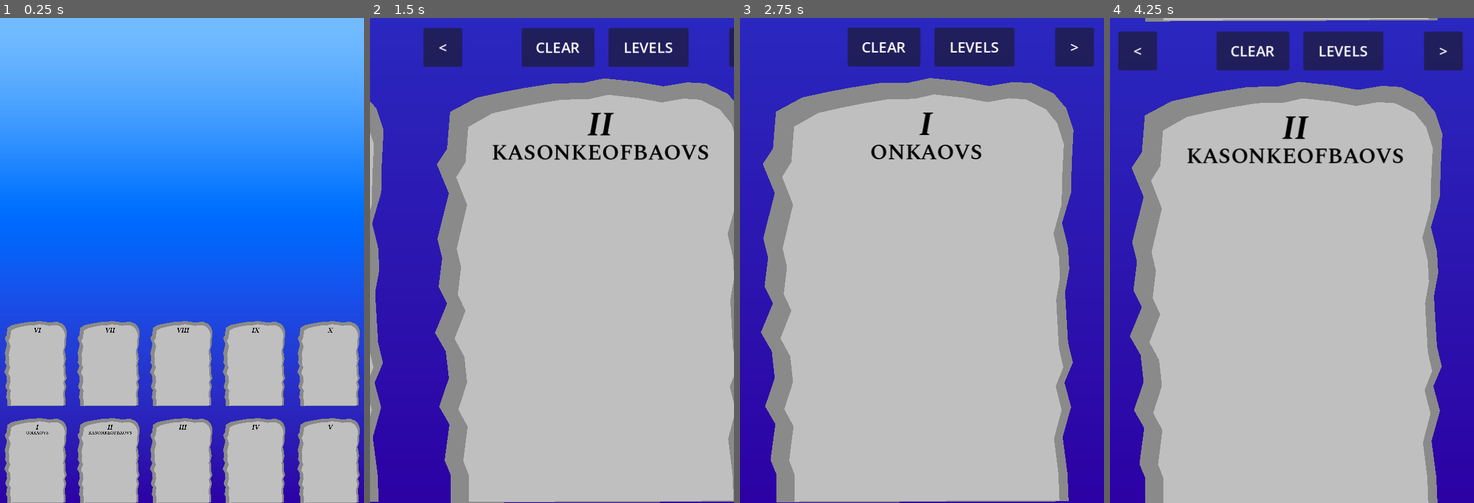
Above: before the commit, frames 1-4 (left to right).
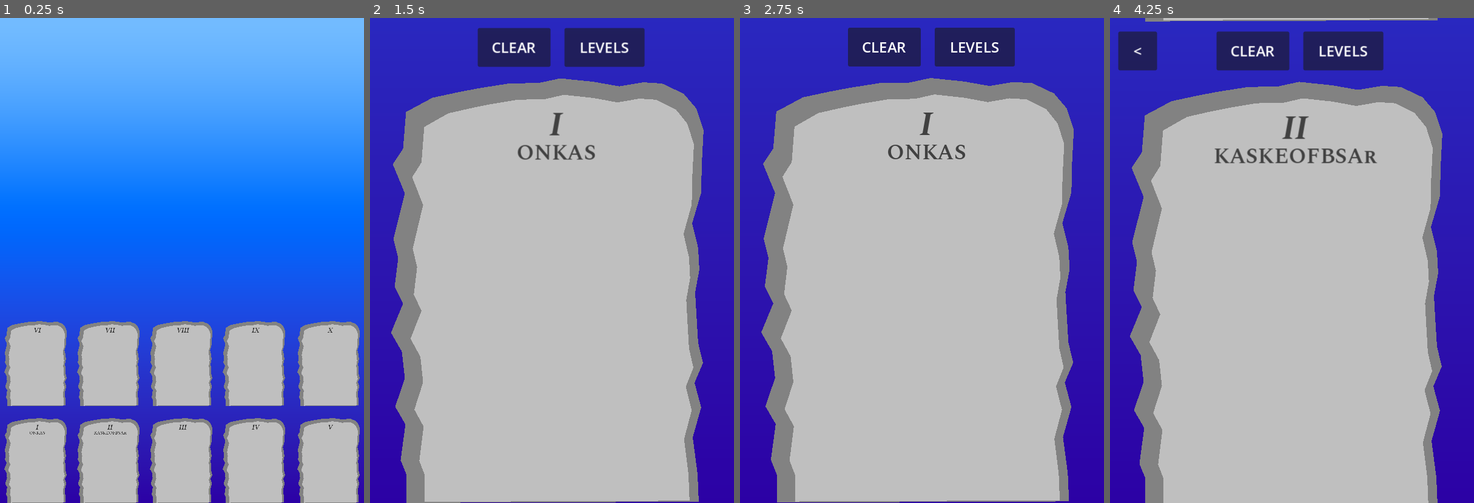
Above: after the commit, the same moments.

Repository: foolmoron/EtsaDjavul
Game: Godot game, scene res://main.tscn
Same seed, same stepped clock (60 frames per second), same inputs: the game is played once before the commit and once after it.
Inputs (mouse positions are in pixels of both pictures, inside the frame that each line leads up to):
- Up to frame 1 (0.25 s): no input
- Up to frame 2 (1.5 s): tap Enter at 0.5 s; move the mouse to (406, 469) at 0.52 s; click (406, 469) at 0.67 s; click (701, 51) at 1.25 s, where only the run before the commit has a clickable ">"
- Up to frame 3 (2.75 s): click (769, 47) at 2 s, where only the run before the commit has a clickable "<"
- Up to frame 4 (4.25 s): click "LEVELS" at 2.75 s; tap Space at 3.5 s; move the mouse to (1219, 469) at 3.52 s; click (1219, 469) at 3.67 s

The runs differ from the first frame. In frame 1, 0.1% of the frame differs, in the area x 7-92%, y 63-86%; in frame 2, 33%, in the area x 0-100%, y 2-100%; in frame 3, 2.0%; in frame 4, 2.2%.

Commit message:
detecting & save

Diff:
--- a/GameManager.gd
+++ b/GameManager.gd
@@ -14,25 +14,51 @@
 
 var levels: Array[Level] = []
 
+const SAVE_FILE := "user://etsa.save"
+var save = {}
+var save_loaded := false
+
 func _enter_tree():
-    inst = self
+	inst = self
 
 func _ready():
-    for l: Level in find_children("*", "Level", false):
-        levels.append(l)
-        l.level_id = levels.size()
+	for l: Level in find_children("*", "Level", false):
+		levels.append(l)
+		l.level_id = levels.size()
 
 func _process(delta):
-    $Camera2D.global_position = lerp($Camera2D.global_position, pos_target, pos_lerp_speed)
-    $Camera2D.zoom.x = move_toward($Camera2D.zoom.x, zoom_target.x, zoom_lerp_speed * delta)
-    $Camera2D.zoom.y = move_toward($Camera2D.zoom.y, zoom_target.y, zoom_lerp_speed * delta)
+	$Camera2D.global_position = lerp($Camera2D.global_position, pos_target, pos_lerp_speed)
+	$Camera2D.zoom.x = move_toward($Camera2D.zoom.x, zoom_target.x, zoom_lerp_speed * delta)
+	$Camera2D.zoom.y = move_toward($Camera2D.zoom.y, zoom_target.y, zoom_lerp_speed * delta)
+
+func get_save() -> Dictionary:
+	if not save_loaded:
+		save_loaded = true
+		if not FileAccess.file_exists(SAVE_FILE):
+			save = {}
+		else:
+			var json := JSON.new()
+			var str := FileAccess.get_file_as_string(SAVE_FILE)
+			var res := json.parse(str)
+			if not res == OK:
+				save = {}
+			else:
+				save = json.get_data()
+		# init
+		if not save.has("completed"):
+			save.completed = []
+	return save
+
+func do_save():
+	var file := FileAccess.open(SAVE_FILE, FileAccess.WRITE)
+	file.store_string(JSON.stringify(get_save()))
 
 func set_level(level: int):
-    current_level = level
-    if level > 0:
-        pos_target = levels[level-1].get_node("CameraTarget").global_position
-        var zoom := 1.0 / levels[level-1].scale.x
-        zoom_target = Vector2(zoom, zoom)
-    else:
-        pos_target = pos_orig
-        zoom_target = zoom_orig
+	current_level = level
+	if level > 0:
+		pos_target = levels[level-1].get_node("CameraTarget").global_position
+		var zoom := 1.0 / levels[level-1].scale.x
+		zoom_target = Vector2(zoom, zoom)
+	else:
+		pos_target = pos_orig
+		zoom_target = zoom_orig
--- a/Runes/BA.tres
+++ b/Runes/BA.tres
@@ -8,5 +8,7 @@
 text_plural = "BAS"
 text_genitive = "BAOF"
 text_genitive_plural = "BAOVS"
+text_accusative = "BAM"
+text_accusative_plural = "BSAr"
 neg_prefix = "ON"
 strokes = Array[PackedVector2Array]([PackedVector2Array(-16, -241, -12, -211, -10, -183, -8, -157, -10, -127, -14, -97, …(295 unchanged characters)…
--- a/Runes/KA.tres
+++ b/Runes/KA.tres
@@ -8,5 +8,7 @@
 text_plural = "KAS"
 text_genitive = "KAOF"
 text_genitive_plural = "KAOVS"
+text_accusative = "KAM"
+text_accusative_plural = "KSA"
 neg_prefix = "ON"
 strokes = Array[PackedVector2Array]([PackedVector2Array(-64, 303, -62, 275, -62, 245, -62, 213, -60, 183, -60, 151, -60 …(235 unchanged characters)…
--- a/Runes/KE.tres
+++ b/Runes/KE.tres
@@ -8,5 +8,7 @@
 text_plural = "KES"
 text_genitive = "KEOF"
 text_genitive_plural = "KEOVS"
+text_accusative = "KEM"
+text_accusative_plural = "KSE"
 neg_prefix = "ON"
 strokes = Array[PackedVector2Array]([PackedVector2Array(-72, 321, -74, 291, -80, 261, -78, 231, -74, 201, -74, 169, -74 …(413 unchanged characters)…
--- a/Runes/Rune.gd
+++ b/Runes/Rune.gd
@@ -5,6 +5,8 @@
 @export var text_plural = ""
 @export var text_genitive = ""
 @export var text_genitive_plural = ""
+@export var text_accusative = ""
+@export var text_accusative_plural = ""
 @export var neg_prefix = ""
 @export var strokes: Array[PackedVector2Array] = []
 
--- a/Tablet/DrawArea.gd
+++ b/Tablet/DrawArea.gd
@@ -1,5 +1,7 @@
 class_name DrawArea
 extends Area2D
+
+const MAX_ERROR = 0.09
 
 @export_range(0, 100) var min_dist := 30.0
 @export var line_scn: PackedScene
@@ -19,6 +21,20 @@
 	add_child(dummy)
 	dummy.scale = Vector2(0, 0)
 	world_bounds = Rect2(to_global(bounds.position), Vector2(0, 0)).expand(to_global(bounds.end))
+
+	if GameManager.inst.get_save().has("linepts_"+level.level_name):
+		var saved_lines = GameManager.inst.get_save()["linepts_"+level.level_name]
+		for ps in saved_lines:
+			var line = line_scn.instantiate() as Line2D
+			container.add_child(line)
+			line.material.set_shader_parameter("base_pos", world_bounds.position)
+			line.material.set_shader_parameter("base_size", world_bounds.size)
+			var p := 0
+			line.clear_points()
+			while p < ps.size():
+				line.add_point(Vector2(ps[p], ps[p+1]))
+				p += 2
+			lines.append(line)
 
 # Called every frame. 'delta' is the elapsed time since the previous frame.
 func _process(delta):
@@ -59,6 +75,8 @@
 				line.add_point(to_local(get_global_mouse_position()))
 				lines.append(line)
 				is_drawing = true
+				level.complete = false
+				level.update_colors()
 
 func check_drawing():
 	var aa := Time.get_ticks_usec()
@@ -118,25 +136,48 @@
 
 	var bb := Time.get_ticks_usec()
 	print("Best for %s:" % level.name)
+	var sequence: Array[RuneSequenceEntry] = []
+	var ruined := false
 	for drawing in drawings:
 		var runes_to_rank = []
 		for r in RuneManager.inst.all_runes:
-			runes_to_rank.append([r, r.points_normalized, "%s          " % r.resource_path])
-			runes_to_rank.append([r, r.points_normalized_vflip, "%s VFLIP    " % r.resource_path])
-			runes_to_rank.append([r, r.points_normalized_rot, "%s ROT      " % r.resource_path])
-			runes_to_rank.append([r, r.points_normalized_rot_vflip, "%s ROT VFLIP" % r.resource_path])
+			runes_to_rank.append([RuneSequenceEntry.build(r, false, false, false), r.points_normalized,           "%s          " % r.resource_path])
+			runes_to_rank.append([RuneSequenceEntry.build(r, true,  false, false), r.points_normalized_vflip,     "%s VFLIP    " % r.resource_path])
+			runes_to_rank.append([RuneSequenceEntry.build(r, false, true, false),  r.points_normalized_rot,       "%s ROT      " % r.resource_path])
+			runes_to_rank.append([RuneSequenceEntry.build(r, true,  true, false),  r.points_normalized_rot_vflip, "%s ROT VFLIP" % r.resource_path])
 		var res = Util.best_by(runes_to_rank, func(r, best): return -Rune.test_error(drawing, r[1], -best))
 		var best_rune = res[0]
-		var best_error = res[1]
-		print("\t%s: %.3f" % [best_rune[2], sqrt(-best_error)])
+		var best_error = sqrt(-res[1])
+		sequence.append(best_rune[0])
+		if best_error > MAX_ERROR:
+			ruined = true
+		print("\t%s: %.3f" % [best_rune[2], best_error])
 
 	var cc := Time.get_ticks_usec()
 	print("\t\t elapsed a: %sus" % (bb - aa))
 	print("\t\t elapsed b: %sus" % (cc - bb))
 	print("\t\t elapsed c: %sus" % (Time.get_ticks_usec() - cc))
+
+	var correct := not ruined and level.matches_phrase(sequence)
+	if correct:
+		print("CORRECT!!!")
+		level.do_complete()
+		var all_lines: Array[PackedFloat32Array] = []
+		for l in lines:
+			var points: PackedFloat32Array = []
+			for p in l.points:
+				points.append(p.x)
+				points.append(p.y)
+			all_lines.append(points)
+		GameManager.inst.get_save()["linepts_"+level.level_name] = all_lines
+		GameManager.inst.do_save()
+	else:
+		print("not correct")
+
 	queue_redraw()
 
 func clear_drawing():
 	for l in lines:
 		l.queue_free()
 	lines.clear()
+	level.complete = false
--- a/Tablet/Level.gd
+++ b/Tablet/Level.gd
@@ -2,22 +2,43 @@
 extends Node2D
 
 @export var level_name := ""
-@export var completed := false
+@export var ever_completed := false
+@export var complete := false
 @export var phrase: Array[RuneSequenceEntry] = []
+@export var complete_shadow_color: Color = Color.WHITE
+@export var complete_text_color: Color = Color.WHITE
+
+@onready var orig_shadow_color: Color = $Shadow.color
+@onready var orig_text_color: Color = $LevelLabel.label_settings.font_color
 
 var level_id := 0
 
 func _ready():
+	ever_completed = GameManager.inst.get_save().completed.has(level_name)
+	update_colors()
+
 	$LevelLabel.text = level_name
+
 	var text = ""
-	for entry in phrase:
-		text += entry.get_text()
+	if phrase != null and phrase.size() > 0:
+		phrase[0].genitive = false # ensure first is never genitive
+		var first := true
+		for entry in phrase:
+			text += entry.get_text(first)
+			first = false
 	$PhraseLabel.text = text
+
+	# swap genitives with previous item after calculating text
+	for i in phrase.size():
+		var item := phrase[i]
+		if item.genitive:
+			phrase.remove_at(i)
+			phrase.insert(i - 1, item)
 
 func _process(delta):
 	var is_level := GameManager.inst.current_level == level_id
 	var has_prev := level_id > 1
-	var has_next := level_id < GameManager.inst.levels.size()
+	var has_next := level_id < GameManager.inst.levels.size() and ever_completed
 	$PrevButton.set_process(PROCESS_MODE_INHERIT if is_level and has_prev else PROCESS_MODE_DISABLED)
 	$PrevButton.visible = is_level and has_prev
 	$NextButton.set_process(PROCESS_MODE_INHERIT if is_level and has_next else PROCESS_MODE_DISABLED)
@@ -36,3 +57,28 @@
 
 func to_levels():
 	GameManager.inst.set_level(0)
+
+func matches_phrase(to_match: Array[RuneSequenceEntry]) -> bool:
+	if to_match.size() != phrase.size():
+		return false
+	for i in to_match.size():
+		if phrase[i].rune != to_match[i].rune:
+			return false
+		if phrase[i].plural != to_match[i].plural:
+			return false
+		if phrase[i].negative != to_match[i].negative:
+			return false
+	return true
+
+func do_complete():
+	complete = true
+	ever_completed = true
+	update_colors()
+	if not GameManager.inst.save.completed.has(level_name):
+		GameManager.inst.save.completed.append(level_name)
+		GameManager.inst.do_save()
+
+func update_colors():
+	$Shadow.color = complete_shadow_color if ever_completed else orig_shadow_color
+	$LevelLabel.label_settings.font_color = complete_text_color if complete else orig_text_color
+	$PhraseLabel.label_settings.font_color = complete_text_color if complete else orig_text_color
--- a/Tablet/RuneSequenceEntry.gd
+++ b/Tablet/RuneSequenceEntry.gd
@@ -6,18 +6,30 @@
 @export var negative := false
 @export var genitive := false
 
-func get_text() -> String:
+static func build(_rune: Rune, _plural: bool, _negative: bool, _genitive: bool) -> RuneSequenceEntry:
+	var entry := RuneSequenceEntry.new()
+	entry.rune = _rune
+	entry.plural = _plural
+	entry.negative = _negative
+	entry.genitive = _genitive
+	return entry
+
+func get_text(first: bool) -> String:
 	var text: String
 	if plural:
 		if genitive:
 			text = rune.text_genitive_plural
+		elif first:
+			text = rune.text_plural
 		else:
-			text = rune.text_plural
+			text = rune.text_accusative_plural
 	else:
 		if genitive:
 			text = rune.text_genitive
+		elif first:
+			text = rune.text
 		else:
-			text = rune.text
+			text = rune.text_accusative
 	if negative:
 		text = rune.neg_prefix + text
 	return text
--- a/Tablet/level.tscn
+++ b/Tablet/level.tscn
@@ -7,27 +7,31 @@
 [ext_resource type="FontFile" uid="uid://dwidlnm4oscog" path="res://Art/SpectralSC-SemiBold.ttf" id="3_itavd"]
 
 [sub_resource type="LabelSettings" id="LabelSettings_5htio"]
+resource_local_to_scene = true
 line_spacing = 2.08165e-12
 font = ExtResource("2_li5js")
 font_size = 56
-font_color = Color(0, 0, 0, 1)
+font_color = Color(0.254902, 0.254902, 0.254902, 1)
 
 [sub_resource type="LabelSettings" id="LabelSettings_k7wfb"]
+resource_local_to_scene = true
 line_spacing = 2.08165e-12
 font = ExtResource("3_itavd")
 font_size = 36
-font_color = Color(0, 0, 0, 1)
+font_color = Color(0.254902, 0.254902, 0.254902, 1)
 
 [sub_resource type="RectangleShape2D" id="RectangleShape2D_yap3f"]
 size = Vector2(441.111, 612.222)
 
 [node name="Level" type="Node2D"]
 script = ExtResource("1_71apm")
+complete_shadow_color = Color(0.941176, 0.831373, 0.215686, 1)
+complete_text_color = Color(1, 0.964706, 0.0627451, 1)
 
 [node name="Shadow" type="Polygon2D" parent="."]
 position = Vector2(293.137, 394.698)
 scale = Vector2(0.992834, 0.938725)
-color = Color(0.545098, 0.545098, 0.545098, 1)
+color = Color(0.509804, 0.509804, 0.509804, 1)
 antialiased = true
 polygon = PackedVector2Array(-235, -256, -191, -281, -147, -291, -112, -298, -64, -306, -14, -307, 21, -315, 76, -309,  …(379 unchanged characters)…
 
--- a/main.tscn
+++ b/main.tscn
@@ -26,7 +26,7 @@
 rune = ExtResource("3_lxc4q")
 plural = true
 negative = true
-genitive = true
+genitive = false
 
 [sub_resource type="Resource" id="Resource_jkp1n"]
 script = ExtResource("7_ef4bo")
@@ -39,7 +39,7 @@
 script = ExtResource("7_ef4bo")
 rune = ExtResource("4_qxw0r")
 plural = false
-negative = true
+negative = false
 genitive = true
 
 [sub_resource type="Resource" id="Resource_8fg0p"]
@@ -47,7 +47,7 @@
 rune = ExtResource("5_hdu62")
 plural = true
 negative = false
-genitive = true
+genitive = false
 
 [node name="Main" type="Node2D"]
 script = ExtResource("1_704a6")
@@ -76,50 +76,78 @@
 position = Vector2(7.62939e-06, 640)
 scale = Vector2(0.2, 0.2)
 level_name = "I"
+ever_completed = false
+complete = false
 phrase = Array[ExtResource("7_ef4bo")]([SubResource("Resource_1t3d6")])
 
 [node name="Level2" parent="." instance=ExtResource("1_blnp8")]
 position = Vector2(120, 640)
 scale = Vector2(0.2, 0.2)
 level_name = "II"
+ever_completed = false
+complete = false
 phrase = Array[ExtResource("7_ef4bo")]([SubResource("Resource_jkp1n"), SubResource("Resource_xrqcr"), SubResource("Resource_8fg0p")])
 
 [node name="Level3" parent="." instance=ExtResource("1_blnp8")]
 position = Vector2(240, 640)
 scale = Vector2(0.2, 0.2)
 level_name = "III"
+ever_completed = false
+complete = false
+phrase = Array[ExtResource("7_ef4bo")]([])
 
 [node name="Level4" parent="." instance=ExtResource("1_blnp8")]
 position = Vector2(360, 640)
 scale = Vector2(0.2, 0.2)
 level_name = "IV"
+ever_completed = false
+complete = false
+phrase = Array[ExtResource("7_ef4bo")]([])
 
 [node name="Level5" parent="." instance=ExtResource("1_blnp8")]
 position = Vector2(483, 640)
 scale = Vector2(0.2, 0.2)
 level_name = "V"
+ever_completed = false
+complete = false
+phrase = Array[ExtResource("7_ef4bo")]([])
 
 [node name="Level6" parent="." instance=ExtResource("1_blnp8")]
 position = Vector2(4.54747e-13, 480)
 scale = Vector2(0.2, 0.2)
 level_name = "VI"
+ever_completed = false
+complete = false
+phrase = Array[ExtResource("7_ef4bo")]([])
 
 [node name="Level7" parent="." instance=ExtResource("1_blnp8")]
 position = Vector2(120, 480)
 scale = Vector2(0.2, 0.2)
 level_name = "VII"
+ever_completed = false
+complete = false
+phrase = Array[ExtResource("7_ef4bo")]([])
 
 [node name="Level8" parent="." instance=ExtResource("1_blnp8")]
 position = Vector2(240, 480)
 scale = Vector2(0.2, 0.2)
 level_name = "VIII"
+ever_completed = false
+complete = false
+phrase = Array[ExtResource("7_ef4bo")]([])
 
 [node name="Level9" parent="." instance=ExtResource("1_blnp8")]
 position = Vector2(360, 480)
 scale = Vector2(0.2, 0.2)
 level_name = "IX"
+ever_completed = false
+complete = false
+phrase = Array[ExtResource("7_ef4bo")]([])
 
 [node name="Level10" parent="." instance=ExtResource("1_blnp8")]
 position = Vector2(483, 480)
 scale = Vector2(0.2, 0.2)
 level_name = "X"
+ever_completed = false
+complete = false
+phrase = Array[ExtResource("7_ef4bo")]([])
